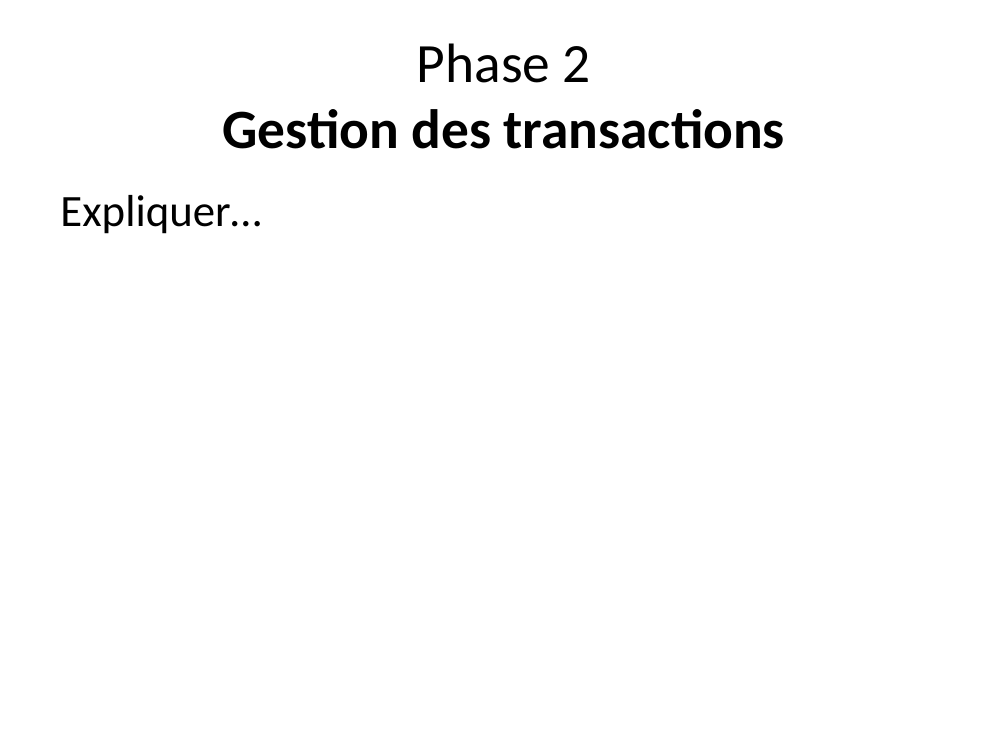
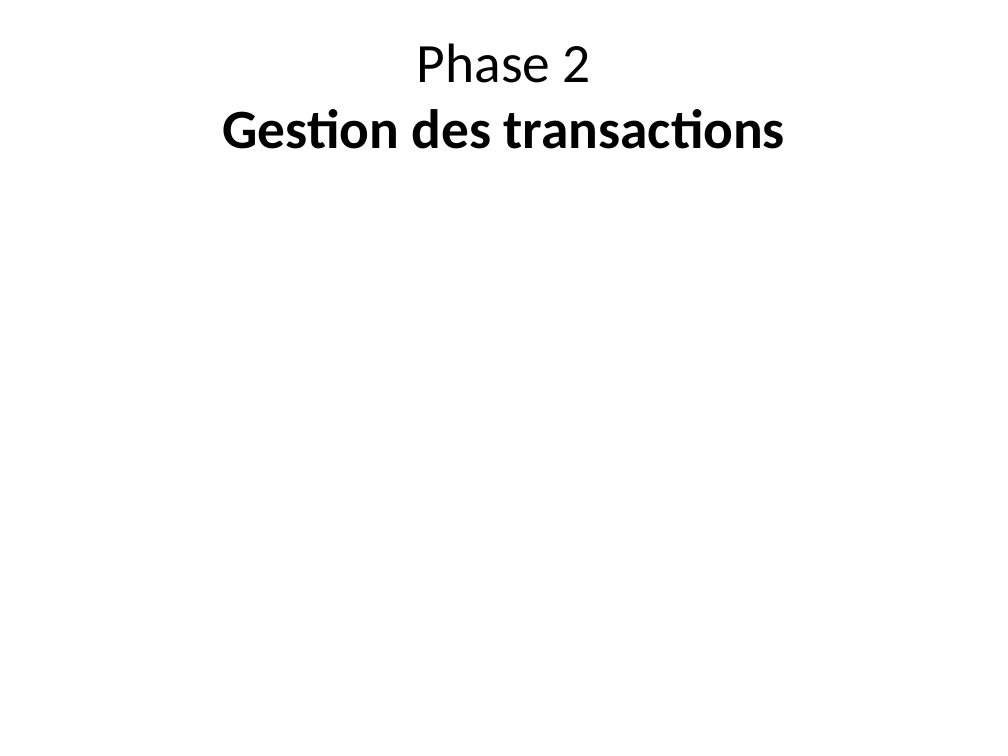
Before and after one commit to michellesakam/Teaching-HEIGVD-AMT-2015-Project, a slide deck: slide 5 of presentation/presentation.pptx. Drawn at 1008x756 pixels with LibreOffice and Linux fonts; fonts in the diff are those of the drawing. Boxes give left, top, right and bottom in pixels: in the first picture for what was removed or moved away, otherwise in the second. Text is boxed around its words. In the diff, an @@ line names an element or a change of style, - is before the commit and + after.

```diff
--- a/presentation/presentation.pptx
+++ b/presentation/presentation.pptx
@@ text removed at (60,195,261,234) @@
-Expliquer…
```
Also in this commit, not shown: 5 other slides changed, 2 slides added.
